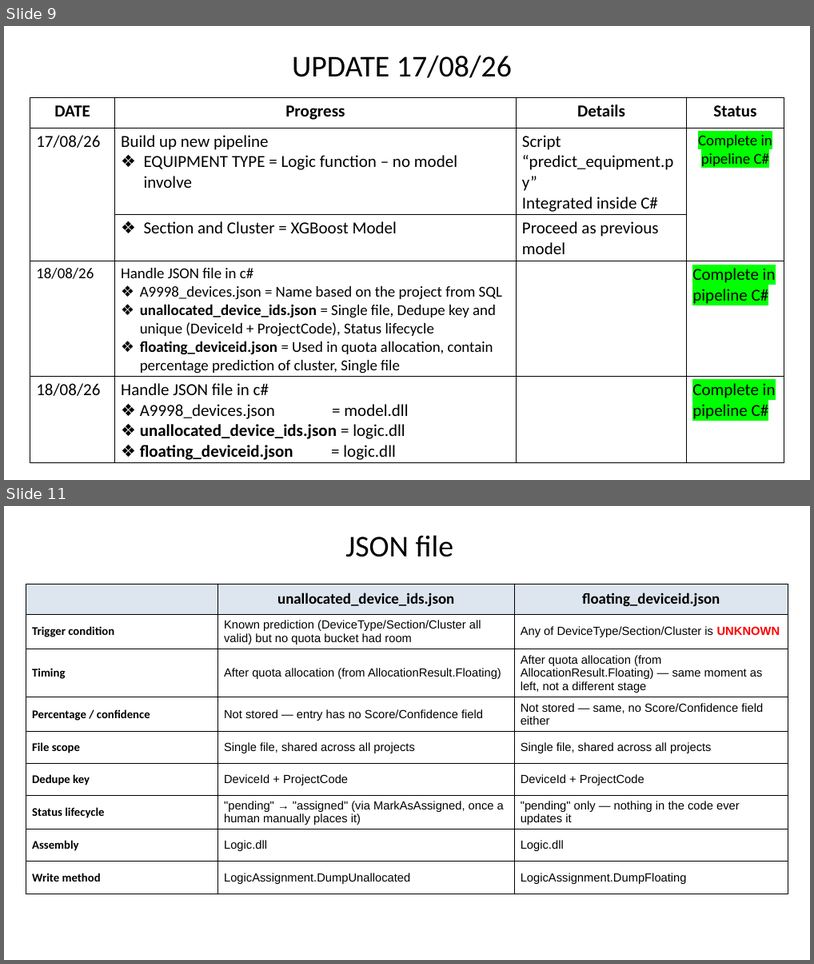
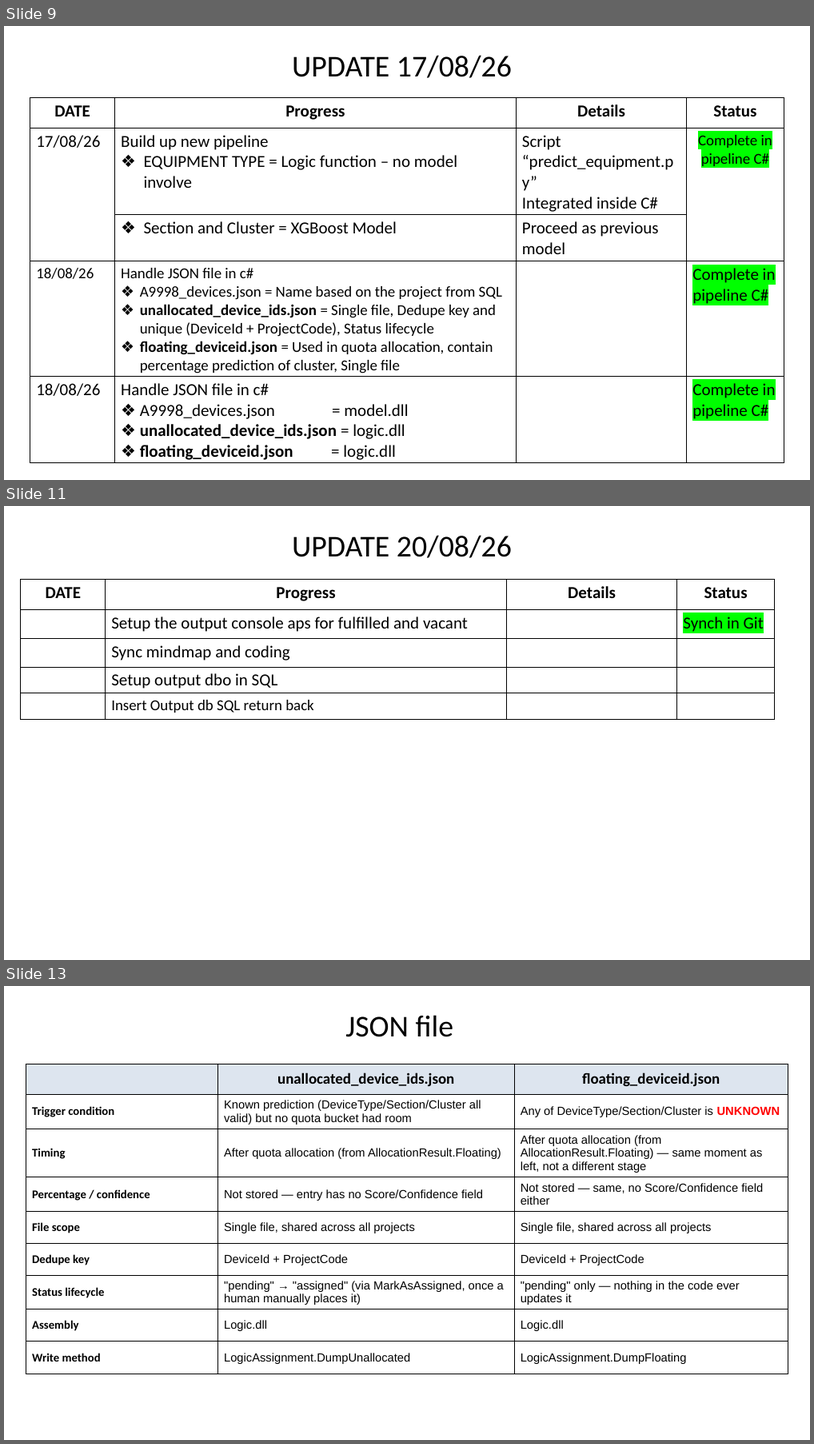
Before and after one commit to Syaziyah30/DeviceCluster, a slide deck: 1.training_model/supplementary/Device Identifier 20260717.pptx. Shown one above the other, each under a label of ours: slides 9 and 11 before the commit, slides 9, 11 and 13 after it; the slides between them are not shown. The pictures are 814x964 and 814x1444 pixels, drawn with LibreOffice and Linux fonts; fonts in the diff are those of the drawing. Boxes give left, top, right and bottom in pixels: in the first picture for what was removed or moved away, otherwise in the second. Text is boxed around its words. In the diff, an @@ line names an element or a change of style, - is before the commit and + after.

```diff
--- a/1.training_model/supplementary/Device Identifier 20260717.pptx
+++ b/1.training_model/supplementary/Device Identifier 20260717.pptx
@@ slide 11 added at (4,506,810,960), background #FFFFFF @@
@@ text added at (292,535,512,558), 36 pt, text #000000 @@
+UPDATE 20/08/26
@@ table added at (21,579,775,720), 5 rows, 4 columns @@
+DATE | Progress | Details | Status
+ | Setup the output console aps for fulfilled and vacant |  | Synch in Git
+ | Sync mindmap and coding |  | 
+ | Setup output dbo in SQL |  | 
+ | Insert Output db SQL return back |  | 
@@ what was slide 11 is now slide 13 @@
```
Also in this commit, not shown: 1 slide changed, 1 other slide added.
